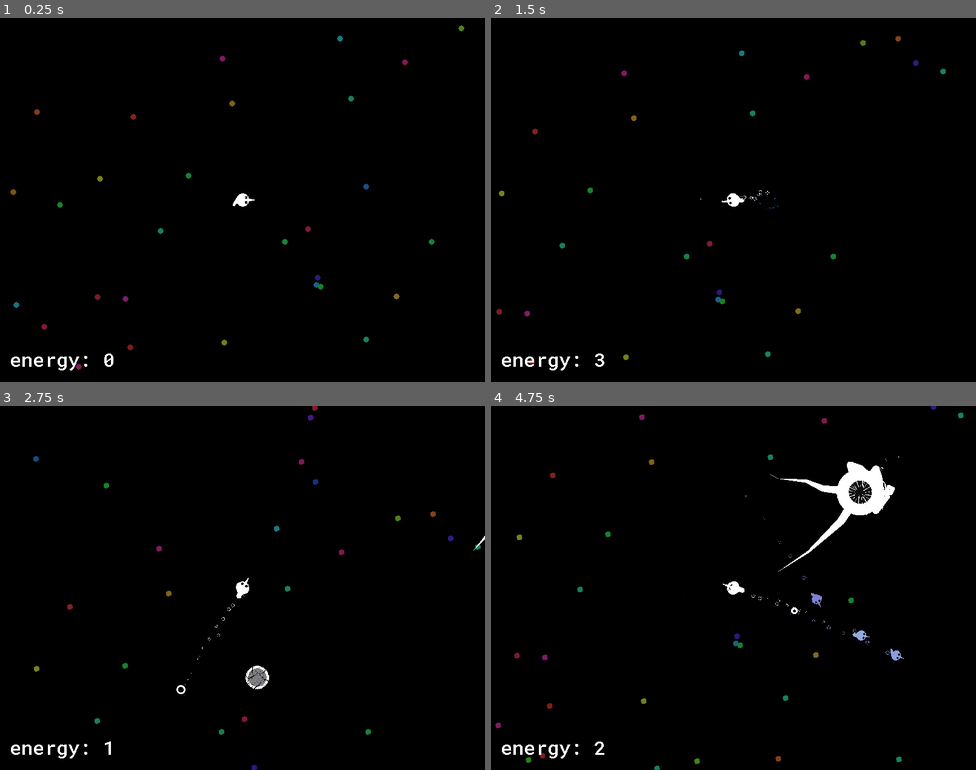
Above: before the commit, frames 1-4 (two rows, left to right).
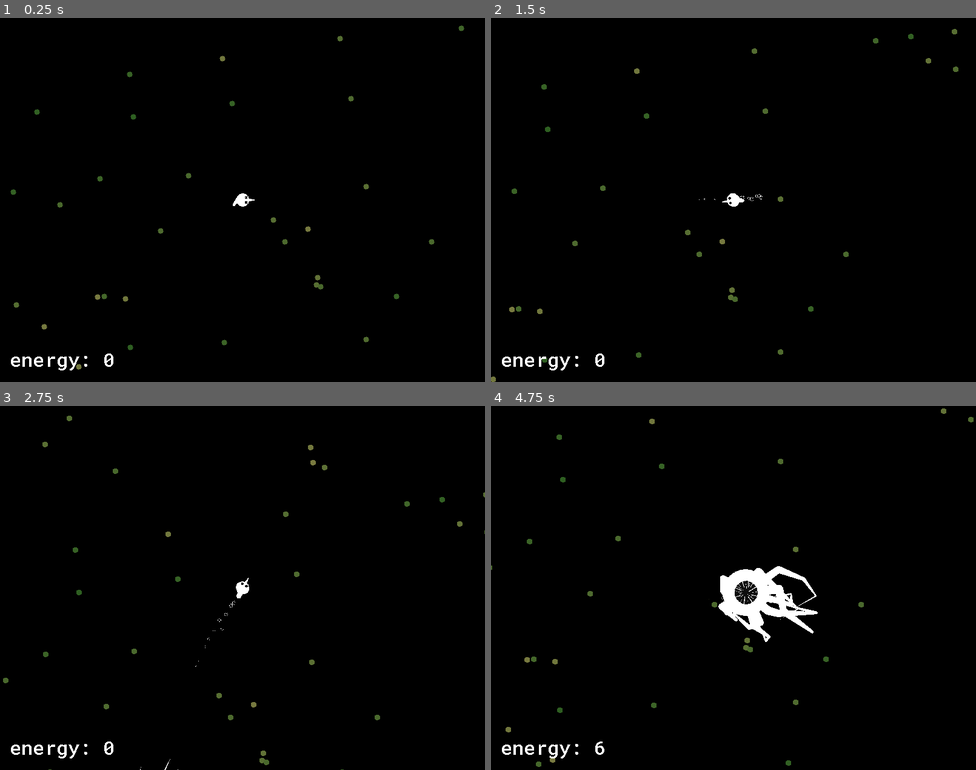
Above: after the commit, the same moments.

Repository: kiwijuice56/fish-fest
Game: Godot game, scene res://main/main.tscn
Same seed, same stepped clock (60 frames per second), same inputs: the game is played once before the commit and once after it. The engine's default icon, where the game draws it, is replaced by a stand-in: a white triangle on a blue panel in a dark square.
Inputs (mouse positions are in pixels of both pictures, inside the frame that each line leads up to):
- Up to frame 1 (0.25 s): no input
- Up to frame 2 (1.5 s): move the mouse to (840, 181) at 0.52 s; hold Right mouse button (mouse_right) 0.53-1.28 s; move the mouse to (636, 218) at 1.27 s; click (636, 218) at 1.35 s
- Up to frame 3 (2.75 s): right-click (145, 606) at 1.55 s; move the mouse to (291, 507) at 2.02 s; hold Right mouse button (mouse_right) from 2.03 s (still down)
- Up to frame 4 (4.75 s): move the mouse to (709, 660) at 2.77 s; release Right mouse button (mouse_right) at 2.78 s; right-click (709, 660) at 2.85 s; move the mouse to (879, 642) at 3.52 s; press the mouse at (879, 642) at 3.53 s; right-click (879, 642) at 3.8 s; move the mouse to (588, 533) at 4.27 s; release the mouse at (588, 533) at 4.28 s; right-click (588, 533) at 4.35 s

The runs differ from the first frame. In frame 1, 0.4% of the frame differs, in the area x 2-96%, y 2-97%; in frame 2, 0.8%; in frame 3, 1.0%; in frame 4, 4.1%, in the area x 0-100%, y 0-100%.

Commit message:
Added biomes, spawning

Diff:
--- /dev/null
+++ b/main/chunk/biomes/kelp.gd
@@ -0,0 +1,11 @@
+class_name Kelp
+extends StaticBody2D
+
+@export var color: GradientTexture1D
+
+func initialize() -> void:
+	rotation = randf() * 2 * PI
+	scale *= 1.6 * randf() + 0.8
+	z_index = 1 + int(scale.x)
+	modulate = color.gradient.sample(randf())
+	$AnimationPlayer.speed_scale = (-1 if randf() < 0.5 else 1) * randf() / 256.0
--- /dev/null
+++ b/main/chunk/biomes/kelp.tscn
@@ -0,0 +1,71 @@
+[gd_scene load_steps=9 format=3 uid="uid://c3b8msmcehf1r"]
+
+[ext_resource type="Texture2D" uid="uid://3us4jtqmm4hx" path="res://main/chunk/biomes/kelp.png" id="1_hynv0"]
+[ext_resource type="Script" path="res://main/chunk/biomes/kelp.gd" id="1_rrd28"]
+
+[sub_resource type="Gradient" id="Gradient_72efs"]
+offsets = PackedFloat32Array(0, 0.991071)
+colors = PackedColorArray(0.1392, 0.29, 0.1015, 1, 0.47451, 0.478431, 0.25098, 1)
+
+[sub_resource type="GradientTexture1D" id="GradientTexture1D_i8sc4"]
+gradient = SubResource("Gradient_72efs")
+
+[sub_resource type="CircleShape2D" id="CircleShape2D_7m77l"]
+radius = 22.0
+
+[sub_resource type="Animation" id="Animation_h3q83"]
+resource_name = "rotate"
+loop_mode = 1
+tracks/0/type = "value"
+tracks/0/imported = false
+tracks/0/enabled = true
+tracks/0/path = NodePath("Sprite2D:rotation")
+tracks/0/interp = 1
+tracks/0/loop_wrap = true
+tracks/0/keys = {
+"times": PackedFloat32Array(0, 0.5, 1),
+"transitions": PackedFloat32Array(1, 1, 1),
+"update": 0,
+"values": [0.0, 6.28319, 12.5664]
+}
+
+[sub_resource type="Animation" id="Animation_okgjk"]
+length = 0.001
+tracks/0/type = "value"
+tracks/0/imported = false
+tracks/0/enabled = true
+tracks/0/path = NodePath("Sprite2D:rotation")
+tracks/0/interp = 1
+tracks/0/loop_wrap = true
+tracks/0/keys = {
+"times": PackedFloat32Array(0),
+"transitions": PackedFloat32Array(1),
+"update": 0,
+"values": [0.0]
+}
+
+[sub_resource type="AnimationLibrary" id="AnimationLibrary_46sf3"]
+_data = {
+"RESET": SubResource("Animation_okgjk"),
+"rotate": SubResource("Animation_h3q83")
+}
+
+[node name="Kelp" type="StaticBody2D"]
+collision_mask = 0
+script = ExtResource("1_rrd28")
+color = SubResource("GradientTexture1D_i8sc4")
+
+[node name="Sprite2D" type="Sprite2D" parent="."]
+z_index = 1
+scale = Vector2(0.15, 0.15)
+texture = ExtResource("1_hynv0")
+
+[node name="CollisionShape2D" type="CollisionShape2D" parent="."]
+shape = SubResource("CircleShape2D_7m77l")
+
+[node name="AnimationPlayer" type="AnimationPlayer" parent="."]
+libraries = {
+"": SubResource("AnimationLibrary_46sf3")
+}
+autoplay = "rotate"
+speed_scale = -2.0
--- /dev/null
+++ b/main/chunk/biomes/kelp_forest.gd
@@ -0,0 +1,7 @@
+class_name KelpForest
+extends Chunk
+
+func initialize() -> void:
+	super.initialize()
+	generate_algae(4, 16)
+	generate_kelp(4, 32)
--- /dev/null
+++ b/main/chunk/biomes/kelp_forest.tscn
@@ -0,0 +1,7 @@
+[gd_scene load_steps=3 format=3 uid="uid://d2klanuia8oej"]
+
+[ext_resource type="PackedScene" uid="uid://bausrg701dtih" path="res://main/chunk/chunk.tscn" id="1_pq5g4"]
+[ext_resource type="Script" path="res://main/chunk/biomes/kelp_forest.gd" id="2_ef8h7"]
+
+[node name="KelpForest" instance=ExtResource("1_pq5g4")]
+script = ExtResource("2_ef8h7")
--- a/main/chunk/biomes/plain_chunk.gd
+++ b/main/chunk/biomes/plain_chunk.gd
@@ -3,4 +3,4 @@
 
 func initialize() -> void:
 	super.initialize()
-	generate_algae(12, 64)
+	generate_algae(12, 48)
--- a/main/chunk/biomes/plain_chunk.tscn
+++ b/main/chunk/biomes/plain_chunk.tscn
@@ -5,3 +5,4 @@
 
 [node name="Plain" instance=ExtResource("1_3clp4")]
 script = ExtResource("2_u8lpd")
+squiggler_chance = 0.15
--- a/main/chunk/chunk.gd
+++ b/main/chunk/chunk.gd
@@ -2,8 +2,11 @@
 extends Node2D
 
 @export var algae_scene: PackedScene
+@export var kelp_scene: PackedScene
+@export var squiggler_chance: float = 0.0
 
 var id_color: Color
+var noise: FastNoiseLite
 
 const SIZE: Vector2 = Vector2(800, 600)
 
@@ -12,6 +15,7 @@
 
 func initialize() -> void:
 	%IDSprite.modulate = Color.from_hsv(randf(), 1.0, 1.0)
+	noise = FastNoiseLite.new()
 
 func generate_algae(min: int, max: int):
 	var count: int = randi() % (max - min) + min
@@ -19,3 +23,14 @@
 		var new_algae: Algae = algae_scene.instantiate()
 		add_child(new_algae)
 		new_algae.position = Vector2(randi() % int(Chunk.SIZE.x), randi() % int(Chunk.SIZE.y))
+
+func generate_kelp(min: int, max: int) -> void:
+	var count: int = randi() % (max - min) + min
+	for i in range(count):
+		var coord: Vector2 = Vector2(randf(), randf())
+		if noise.get_noise_2d(coord.x, coord.y) > 0.5:
+			return
+		var new_kelp: Kelp = kelp_scene.instantiate()
+		add_child(new_kelp)
+		new_kelp.initialize()
+		new_kelp.position = coord * Chunk.SIZE
--- a/main/chunk/chunk.tscn
+++ b/main/chunk/chunk.tscn
@@ -1,12 +1,14 @@
-[gd_scene load_steps=4 format=3 uid="uid://bausrg701dtih"]
+[gd_scene load_steps=5 format=3 uid="uid://bausrg701dtih"]
 
 [ext_resource type="Script" path="res://main/chunk/chunk.gd" id="1_0nqav"]
 [ext_resource type="PackedScene" uid="uid://dgsonuus1one7" path="res://main/item/algae/algae.tscn" id="2_1fe1f"]
 [ext_resource type="Texture2D" uid="uid://dlx2xiuysbpwb" path="res://icon.svg" id="2_qpg7u"]
+[ext_resource type="PackedScene" uid="uid://c3b8msmcehf1r" path="res://main/chunk/biomes/kelp.tscn" id="3_v0pbv"]
 
 [node name="Chunk" type="Node2D"]
 script = ExtResource("1_0nqav")
 algae_scene = ExtResource("2_1fe1f")
+kelp_scene = ExtResource("3_v0pbv")
 
 [node name="IDSprite" type="Sprite2D" parent="."]
 unique_name_in_owner = true
--- a/main/fish/boid_fish/boid_fish.tscn
+++ b/main/fish/boid_fish/boid_fish.tscn
@@ -5,7 +5,7 @@
 [ext_resource type="Texture2D" uid="uid://38tq7xk4ro3e" path="res://main/fish/fish.png" id="3_8yl7t"]
 
 [sub_resource type="Gradient" id="Gradient_w1xur"]
-colors = PackedColorArray(0.26174, 0.1656, 0.69, 1, 0.788235, 1, 1, 1)
+colors = PackedColorArray(0.455583, 0.385, 0.77, 1, 0.88, 1, 1, 1)
 
 [sub_resource type="GradientTexture1D" id="GradientTexture1D_6ents"]
 gradient = SubResource("Gradient_w1xur")
@@ -51,7 +51,7 @@
 [node name="BoidFish" instance=ExtResource("1_qb7eh")]
 script = ExtResource("2_xpvhy")
 color_range = SubResource("GradientTexture1D_6ents")
-max_speed = 320.0
+max_speed = 260.0
 cohesion = 2.0
 separation = 4.0
 alignment = 0.5
--- a/main/fish/player_fish/player_fish.gd
+++ b/main/fish/player_fish/player_fish.gd
@@ -8,8 +8,8 @@
 var locked: bool = false
 
 func _input(event: InputEvent) -> void:
-	if event.is_action_pressed("mouse_right", false) and Stats.energy >= 1:
-		Stats.energy -= 1
+	if event.is_action_pressed("mouse_right", false) and Stats.energy >= 50:
+		Stats.energy -= 50
 		spawn_egg()
 	if event.is_action_pressed("ui_cancel"):
 		locked = not locked
@@ -23,7 +23,7 @@
 
 	%Sprite2D.rotation = Vector2(1, 0).angle_to(dir)
 	%AnimationPlayer.speed_scale = speed / max_speed * 3.0
-	%WindPlayer.volume_db = -80 + speed / max_speed * 48
+	%WindPlayer.volume_db = -80 + speed / max_speed * 38
 
 	if not locked:
 		move_and_slide()
--- a/main/fish/player_fish/player_fish.tscn
+++ b/main/fish/player_fish/player_fish.tscn
@@ -55,7 +55,7 @@
 collision_mask = 1
 script = ExtResource("2_yjn0a")
 egg_scene = ExtResource("3_vtcec")
-max_speed = 280.0
+max_speed = 240.0
 max_radius = 128.0
 
 [node name="Bubbles" parent="." index="0"]
--- a/main/fish/squiggler/squiggler.gd
+++ b/main/fish/squiggler/squiggler.gd
@@ -3,10 +3,12 @@
 
 @export var tentacle_scene: PackedScene
 @export var tentacle_count: int = 8
+@export var despawn_distance: float = 1800
 
 var target: Fish
 
 func _ready() -> void:
+	tentacle_count = randi_range(5, 12)
 	for i in range(tentacle_count):
 		var new_tentacle: Tentacle = tentacle_scene.instantiate()
 		new_tentacle.rotation = i * 2 * PI / (tentacle_count)
@@ -22,8 +24,11 @@
 		return
 	velocity = (avg_vel / %Tentacles.get_child_count()).normalized() * 32
 	if is_instance_valid(target):
-		velocity += (target.global_position - global_position).normalized() * 100
+		velocity += (target.global_position - global_position).normalized() * 128
 	move_and_slide()
+
+	if (Ref.player.global_position - global_position).length() > despawn_distance:
+		queue_free()
 
 func _on_something_seen(body: PhysicsBody2D):
 	if body is BoidFish or body is PlayerFish:
--- a/main/fish/squiggler/squiggler.tscn
+++ b/main/fish/squiggler/squiggler.tscn
@@ -57,6 +57,7 @@
 script = ExtResource("2_1wj3l")
 tentacle_scene = ExtResource("4_40oiw")
 tentacle_count = 8
+despawn_distance = 2500.0
 
 [node name="AnimationPlayer" type="AnimationPlayer" parent="." index="0"]
 root_node = NodePath("../TeethHolder/Teeth")
--- a/main/item/algae/algae.gd
+++ b/main/item/algae/algae.gd
@@ -1,8 +1,10 @@
 class_name Algae
 extends Item
 
+@export var color: GradientTexture1D
+
 func _ready() -> void:
-	modulate = Color.from_hsv(randf(), 0.8, 0.5)
+	modulate = color.gradient.sample(randf())
 
 func collect(collector: Fish) -> void:
 	if collected:
--- a/main/item/algae/algae.tscn
+++ b/main/item/algae/algae.tscn
@@ -7,6 +7,13 @@
 [ext_resource type="AudioStream" uid="uid://5eapufx1g3v" path="res://main/sounds/bite2.ogg" id="5_1nwpw"]
 [ext_resource type="AudioStream" uid="uid://bfkajf1d5qy5f" path="res://main/sounds/bite3.ogg" id="6_ysuae"]
 [ext_resource type="AudioStream" uid="uid://bjfctc6kumfhy" path="res://main/sounds/bite4.ogg" id="7_ngqc7"]
+
+[sub_resource type="Gradient" id="Gradient_g50d2"]
+offsets = PackedFloat32Array(0, 0.991071)
+colors = PackedColorArray(0.1776, 0.37, 0.1295, 1, 0.47451, 0.478431, 0.25098, 1)
+
+[sub_resource type="GradientTexture1D" id="GradientTexture1D_ttu6x"]
+gradient = SubResource("Gradient_g50d2")
 
 [sub_resource type="CircleShape2D" id="CircleShape2D_e4fmw"]
 radius = 8.0
@@ -146,6 +153,7 @@
 
 [node name="Algae" instance=ExtResource("1_7dgcc")]
 script = ExtResource("2_745cb")
+color = SubResource("GradientTexture1D_ttu6x")
 
 [node name="Sprite2D" parent="." index="0"]
 scale = Vector2(0.6, 0.6)
--- a/main/item/egg/egg.tscn
+++ b/main/item/egg/egg.tscn
@@ -173,7 +173,7 @@
 [node name="Egg" instance=ExtResource("1_326a0")]
 script = ExtResource("2_rjy7u")
 boid_scene = ExtResource("3_aghk6")
-hatch_time = 1.0
+hatch_time = 12.0
 
 [node name="Sprite2D" parent="." index="0"]
 material = SubResource("ShaderMaterial_6hoxp")
--- a/main/main.tscn
+++ b/main/main.tscn
@@ -1,6 +1,7 @@
-[gd_scene load_steps=8 format=3 uid="uid://dk2jougfjef45"]
+[gd_scene load_steps=9 format=3 uid="uid://dk2jougfjef45"]
 
 [ext_resource type="PackedScene" uid="uid://c6xq677b7i2yh" path="res://main/fish/player_fish/player_fish.tscn" id="1_oks1y"]
+[ext_resource type="PackedScene" uid="uid://d2klanuia8oej" path="res://main/chunk/biomes/kelp_forest.tscn" id="2_4xr5t"]
 [ext_resource type="Script" path="res://main/world.gd" id="3_a701s"]
 [ext_resource type="PackedScene" uid="uid://ipuwdhucawjo" path="res://main/fish/squiggler/squiggler.tscn" id="4_0kga6"]
 [ext_resource type="Theme" uid="uid://7prt7tp301o8" path="res://main/ui/theme.tres" id="4_a1erm"]
@@ -12,14 +13,12 @@
 
 [node name="World" type="Node" parent="."]
 script = ExtResource("3_a701s")
-chunk_scene = ExtResource("4_anjt5")
+chunk_scenes = Array[PackedScene]([ExtResource("4_anjt5"), ExtResource("2_4xr5t")])
+chunk_prop = Array[float]([0.6, 1.0])
+squiggler_scene = ExtResource("4_0kga6")
 
 [node name="PlayerFish" parent="." instance=ExtResource("1_oks1y")]
 position = Vector2(-194, 297)
-
-[node name="Squiggler" parent="." instance=ExtResource("4_0kga6")]
-position = Vector2(602, -37)
-tentacle_count = 6
 
 [node name="UI" type="CanvasLayer" parent="."]
 script = ExtResource("4_iwul6")
--- a/main/world.gd
+++ b/main/world.gd
@@ -1,11 +1,19 @@
 class_name World
 extends Node
 
-@export var chunk_scene: PackedScene
+@export var chunk_scenes: Array[PackedScene]
+@export var chunk_prop: Array[float]
+@export var squiggler_scene: PackedScene
+
 var chunk_storage: Dictionary
 var player_chunk: Vector2 = Vector2(0, 0)
+var noise: FastNoiseLite
+var current_squiggler: Squiggler
 
 func _ready() -> void:
+	randomize()
+	noise = FastNoiseLite.new()
+	noise.frequency = 0.2
 	update_chunks()
 
 func _process(delta: float) -> void:
@@ -15,20 +23,34 @@
 		update_chunks()
 
 func update_chunks() -> void:
-	for child in get_children():
-		remove_child(child)
+	var last: Array = get_children()
+	var remain: Array = []
 	for i in range(-1, 2):
 		for j in range(-1, 2):
 			var offset: Vector2 = Vector2(i, j)
 			var chunk_pos: Vector2 = player_chunk + offset
 			if not chunk_pos in chunk_storage:
 				chunk_storage[chunk_pos] = generate_chunk(chunk_pos)
-			else:
+			elif not chunk_storage[chunk_pos] in last:
 				add_child(chunk_storage[chunk_pos])
+			remain.append(chunk_storage[chunk_pos])
+	for child in get_children():
+		if not child in remain:
+			remove_child(child)
 
 func generate_chunk(chunk_pos: Vector2) -> Chunk:
-	var new_chunk: Chunk = chunk_scene.instantiate()
+	var noise_coord: Vector2 = chunk_pos
+	var val: float = (noise.get_noise_2d(noise_coord.x, noise_coord.y) + 1.0) / 2.0
+	var i: int = 0
+	while i < len(chunk_prop) and val > chunk_prop[i]:
+		i += 1
+
+	var new_chunk: Chunk = chunk_scenes[i].instantiate()
 	add_child(new_chunk)
 	new_chunk.initialize()
 	new_chunk.global_position = Chunk.SIZE * chunk_pos
+	if randf() < new_chunk.squiggler_chance and not is_instance_valid(current_squiggler):
+		current_squiggler = squiggler_scene.instantiate()
+		get_parent().add_child.call_deferred(current_squiggler)
+		current_squiggler.global_position = chunk_pos * Chunk.SIZE + Chunk.SIZE * 0.5
 	return new_chunk
--- /dev/null
+++ b/new_fast_noise_lite.tres
@@ -0,0 +1,4 @@
+[gd_resource type="FastNoiseLite" format=3 uid="uid://1iblx2qh1ljp"]
+
+[resource]
+frequency = 0.09
Binary file added: main/chunk/biomes/kelp.png
Not shown, added: main/chunk/biomes/kelp.png.import
Not shown: 1 places in main/item/algae/algae.tscn that only renumber resources
Not shown, changed: main/sounds/plop.ogg
